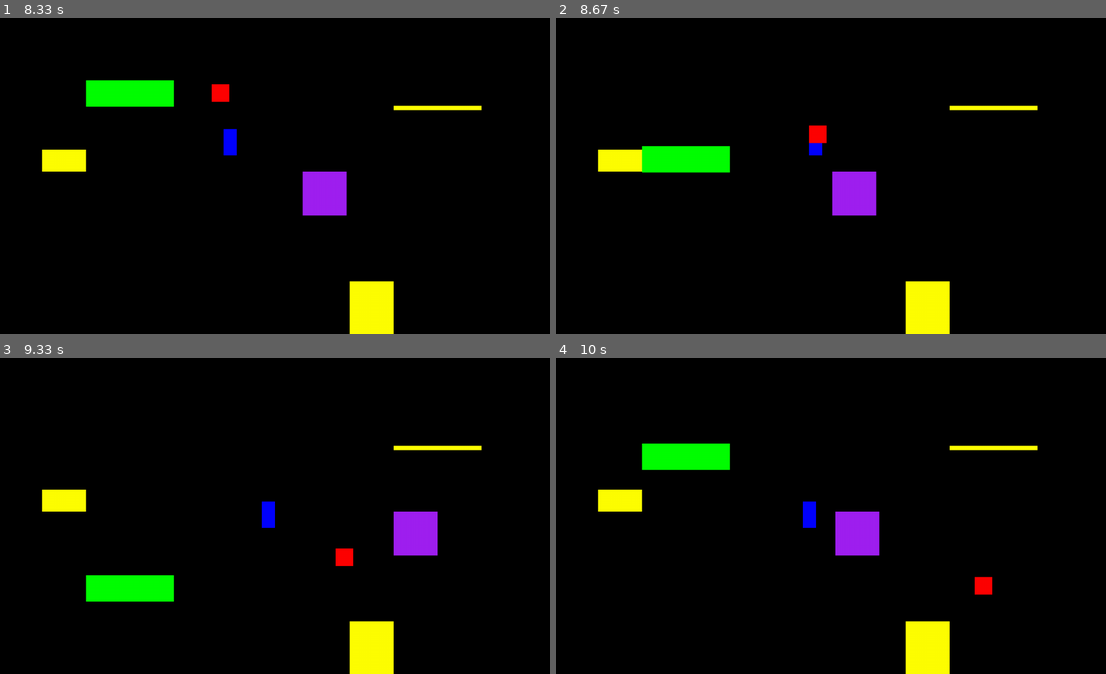
Above: before the commit, frames 1-4 (two rows, left to right).
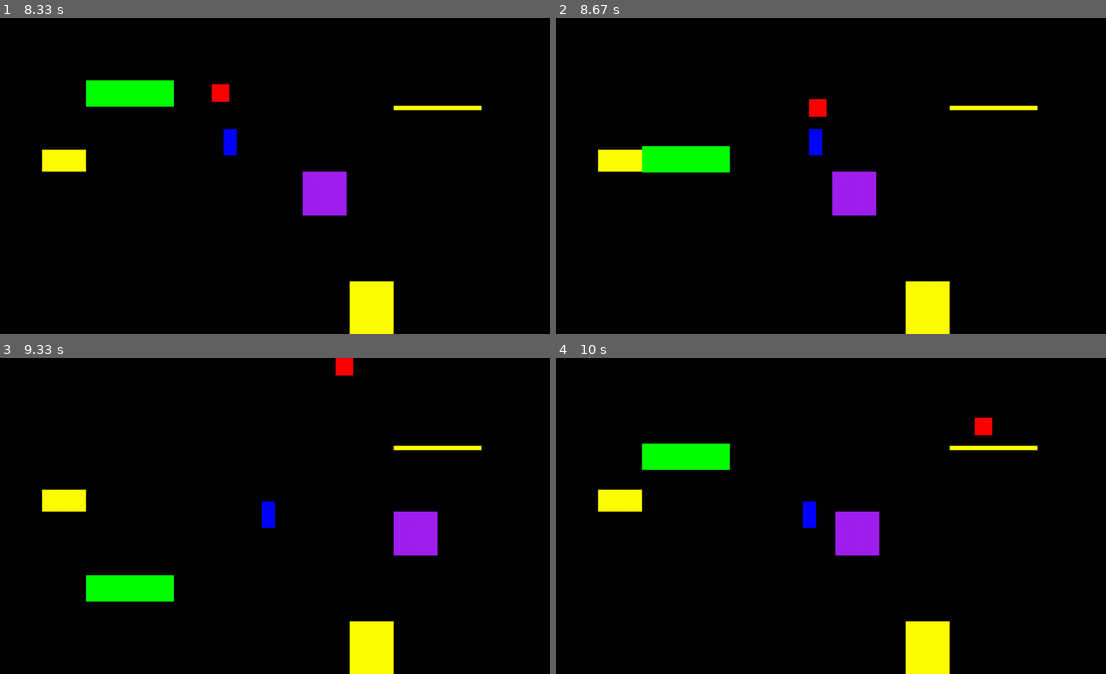
Above: after the commit, the same moments.

Repository: brccabral/Python_Pygame_CollisionsStaticMoving
Game: pygame game, started from main2.py
Two runs of this game, one before a commit and one after it. Both use one fixed random seed, a clock stepped at 60 frames per second and the inputs below.
Inputs:
- Up to frame 1 (8.33 s): hold Up 0.83-1.3 s; hold Right 1.33-1.8 s; hold Left 1.83-2.37 s; hold Down 2.4-2.7 s; hold Left 2.73-3.13 s; hold Up 3.17-3.53 s; hold Right 3.57-4.2 s; hold Down 4.23-4.6 s; hold Left 4.63-5.1 s; hold Right 5.13-5.6 s; hold Up 5.63-5.93 s; hold Right 5.97-6.43 s; hold Left 6.47-7 s; hold Down 7.03-7.33 s; hold Left 7.37-7.77 s; hold Up 7.8-8.17 s; hold Right from 8.2 s (still down)
- Up to frame 2 (8.67 s): keep holding Right
- Up to frame 3 (9.33 s): release Right at 8.83 s; hold Down 8.87-9.23 s; hold Left from 9.27 s (still down)
- Up to frame 4 (10 s): release Left at 9.73 s; hold Right from 9.77 s (still down)

Frame 1 is identical in both runs. In frame 2, 0.4% of the frame differs, in the area x 45-50%, y 25-40%; in frame 3, 0.4%; in frame 4, 0.4%.

Commit message:
ball collides with player

Diff:
--- a/main2.py
+++ b/main2.py
@@ -190,6 +190,11 @@
         collision_sprites: List[StaticObstacle] = pygame.sprite.spritecollide(
             self, self.obstacles, False
         )
+
+        # make player part of the collision sprites if there is a collision
+        if self.rect.colliderect(self.player.rect):
+            collision_sprites.append(self.player)
+
         if collision_sprites:
             if direction == "horizontal":
                 for sprite in collision_sprites:
